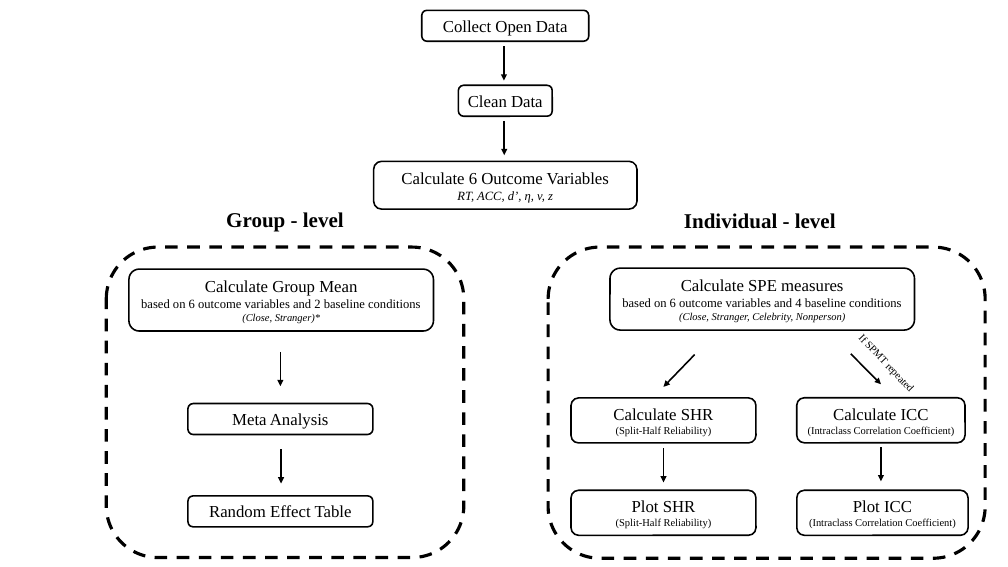
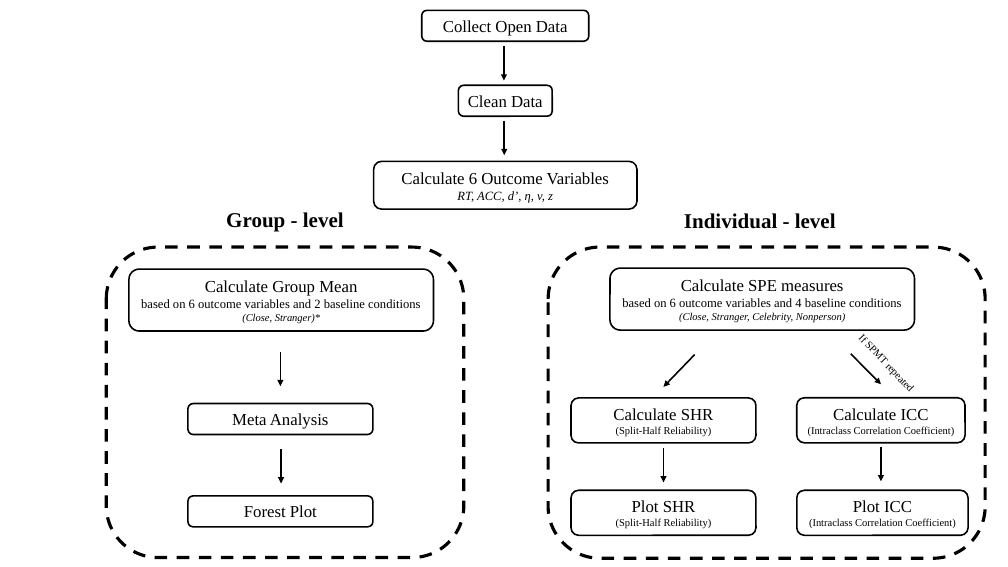
Before and after one commit to Chuan-Peng-Lab/ReliabilitySPE, a slide deck: slide 3 of 1_Protocol/1_2_Planned_Analysis/1_2_2_OUTPUT/Flow_Chart.pptx. Drawn at 1008x567 pixels with LibreOffice and Linux fonts; fonts in the diff are those of the drawing. Boxes give left, top, right and bottom in pixels: in the first picture for what was removed or moved away, otherwise in the second. Text is boxed around its words. In the diff, an @@ line names an element or a change of style, - is before the commit and + after.

```diff
--- a/1_Protocol/1_2_Planned_Analysis/1_2_2_OUTPUT/Flow_Chart.pptx
+++ b/1_Protocol/1_2_Planned_Analysis/1_2_2_OUTPUT/Flow_Chart.pptx
@@ text in rounded rectangle at [244,505,317,517]: text changed @@
-Random Effect Table
+Forest Plot
```
Also in this commit, not shown: 4 other files.
